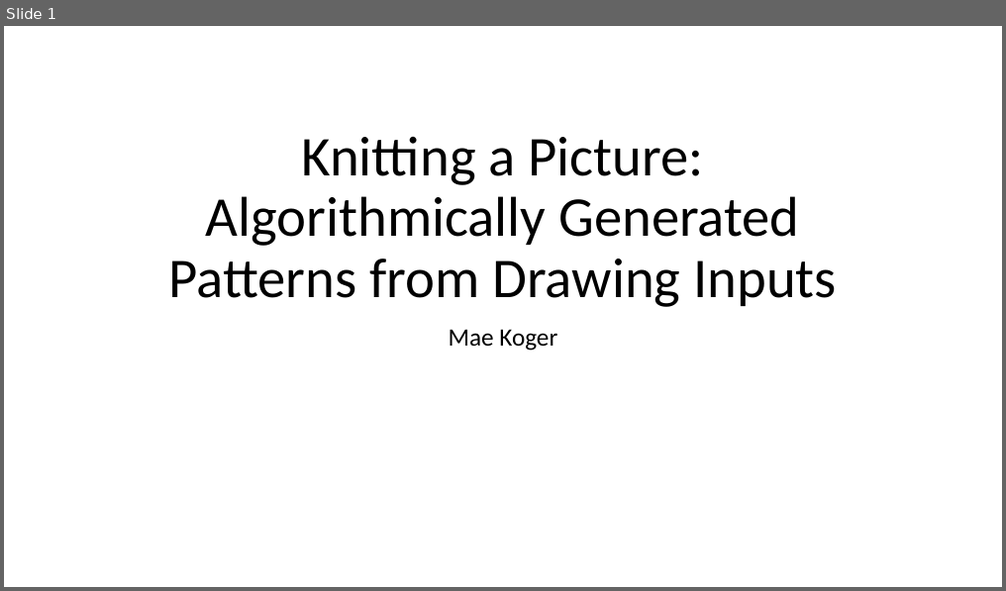
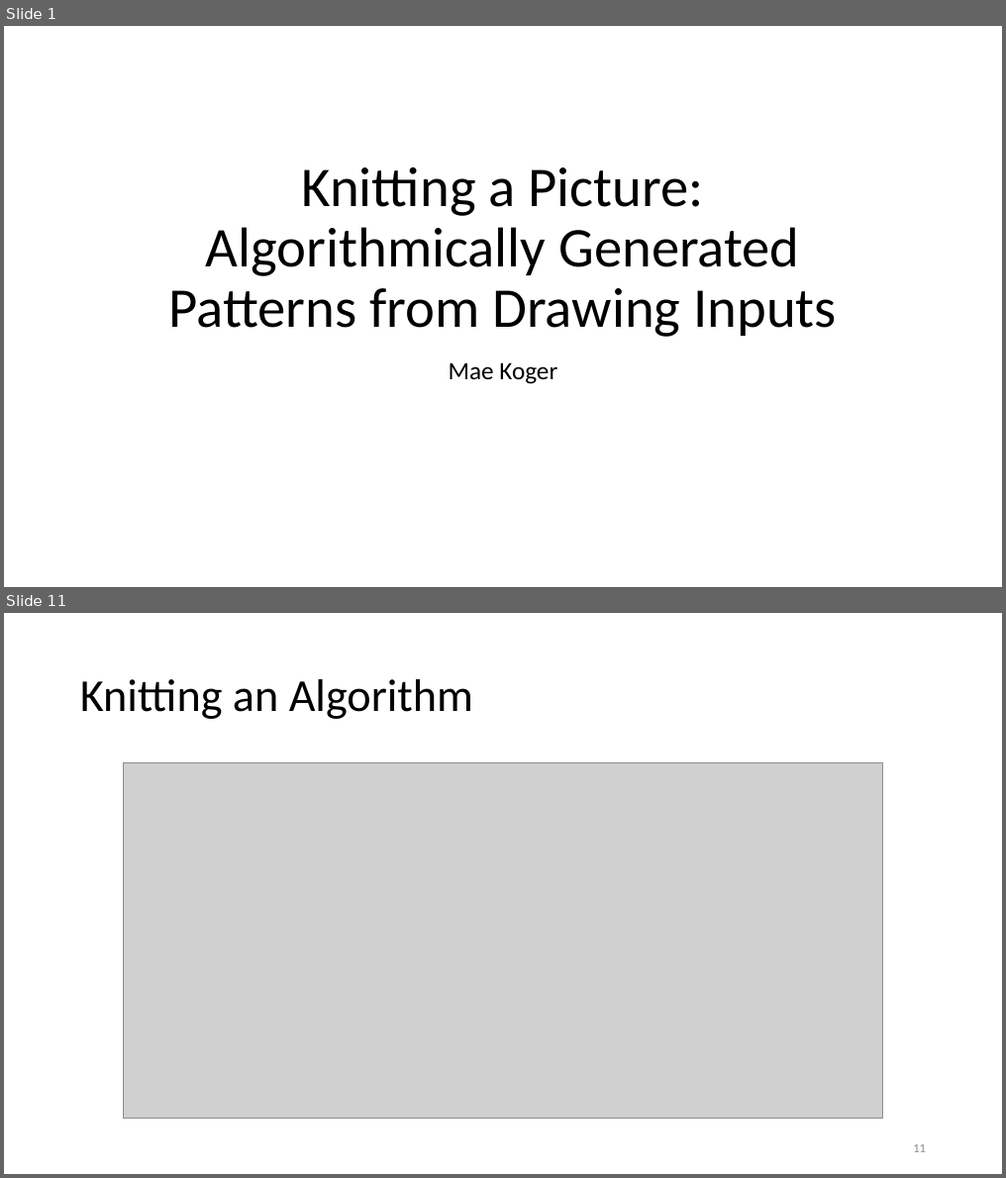
Before and after one commit to mkoger24/cs200finalproject, a slide deck: PresentationKnittingAlgorithm.pptx. Shown one above the other, each under a label of ours: slide 1 before the commit, slides 1 and 11 after it; the slides between them are not shown. The pictures are 1006x591 and 1006x1178 pixels, drawn with LibreOffice and Linux fonts; fonts in the diff are those of the drawing; grey boxes stand for pictures. Boxes give left, top, right and bottom in pixels: in the first picture for what was removed or moved away, otherwise in the second. Text is boxed around its words. In the diff, an @@ line names an element or a change of style, - is before the commit and + after.

```diff
--- a/PresentationKnittingAlgorithm.pptx
+++ b/PresentationKnittingAlgorithm.pptx
@@ slide 11 added at bbox=[4, 613, 1002, 1174], background #FFFFFF @@
@@ title added at bbox=[80, 679, 473, 719], 44 pt, text #000000 @@
+Knitting an Algorithm
@@ picture added at bbox=[123, 762, 883, 1119] @@
@@ page number added at bbox=[913, 1145, 926, 1153], 12 pt, text #8C8C8C @@
+11
@@ slide 1 changed as well @@
@@ title "Knitting a Picture: Algorithmically Generated ...": place and size @@
-title "Knitting a Picture: Algorithmically Generated ..." at bbox=[169, 137, 837, 307]
+title "Knitting a Picture: Algorithmically Generated ..." at bbox=[169, 168, 837, 337]
@@ subtitle "Mae Koger": place and size @@
-subtitle "Mae Koger" at bbox=[449, 329, 557, 351]
+subtitle "Mae Koger" at bbox=[449, 363, 557, 384]
```
Also in this commit, not shown: 10 other slides added, 2 other files.
